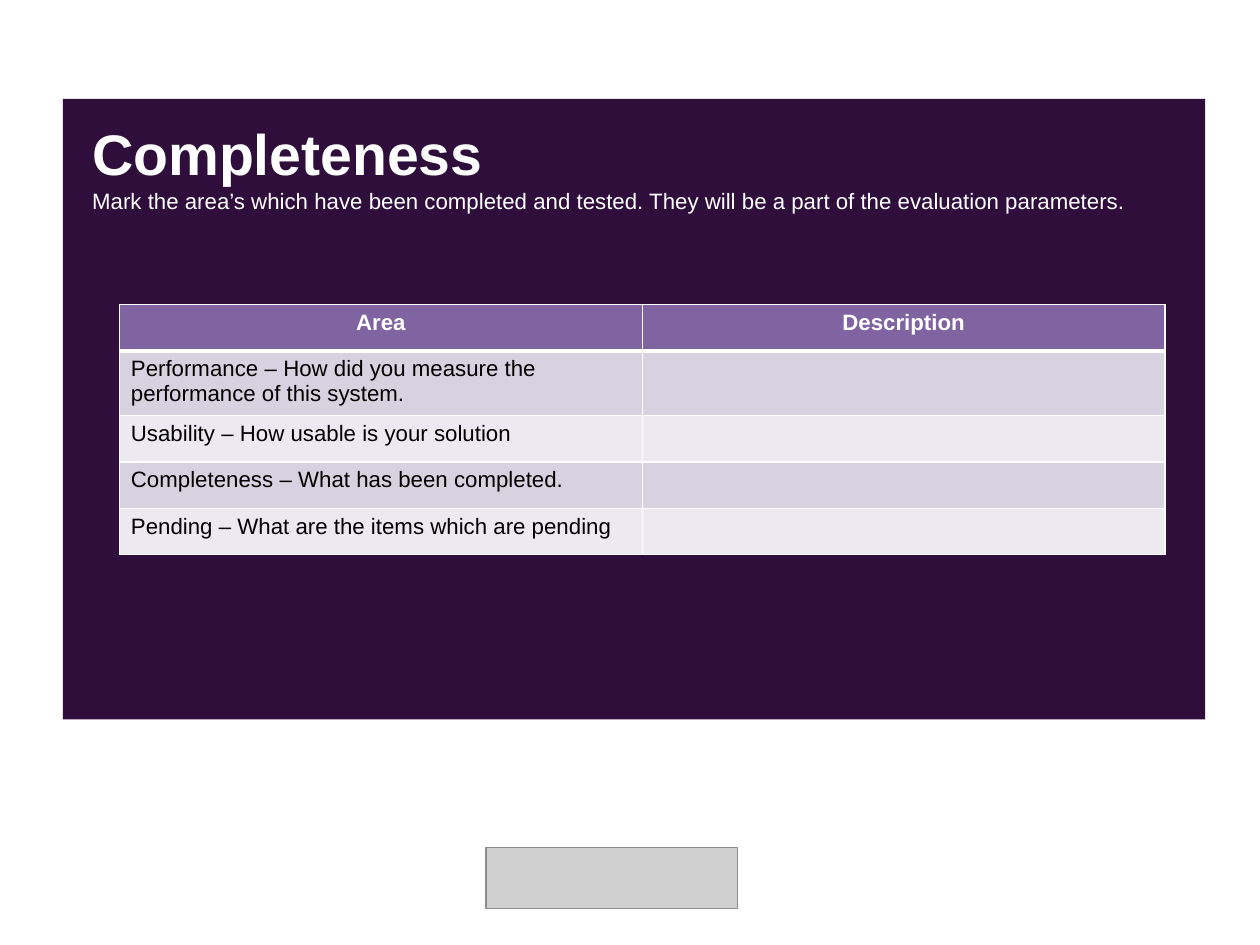
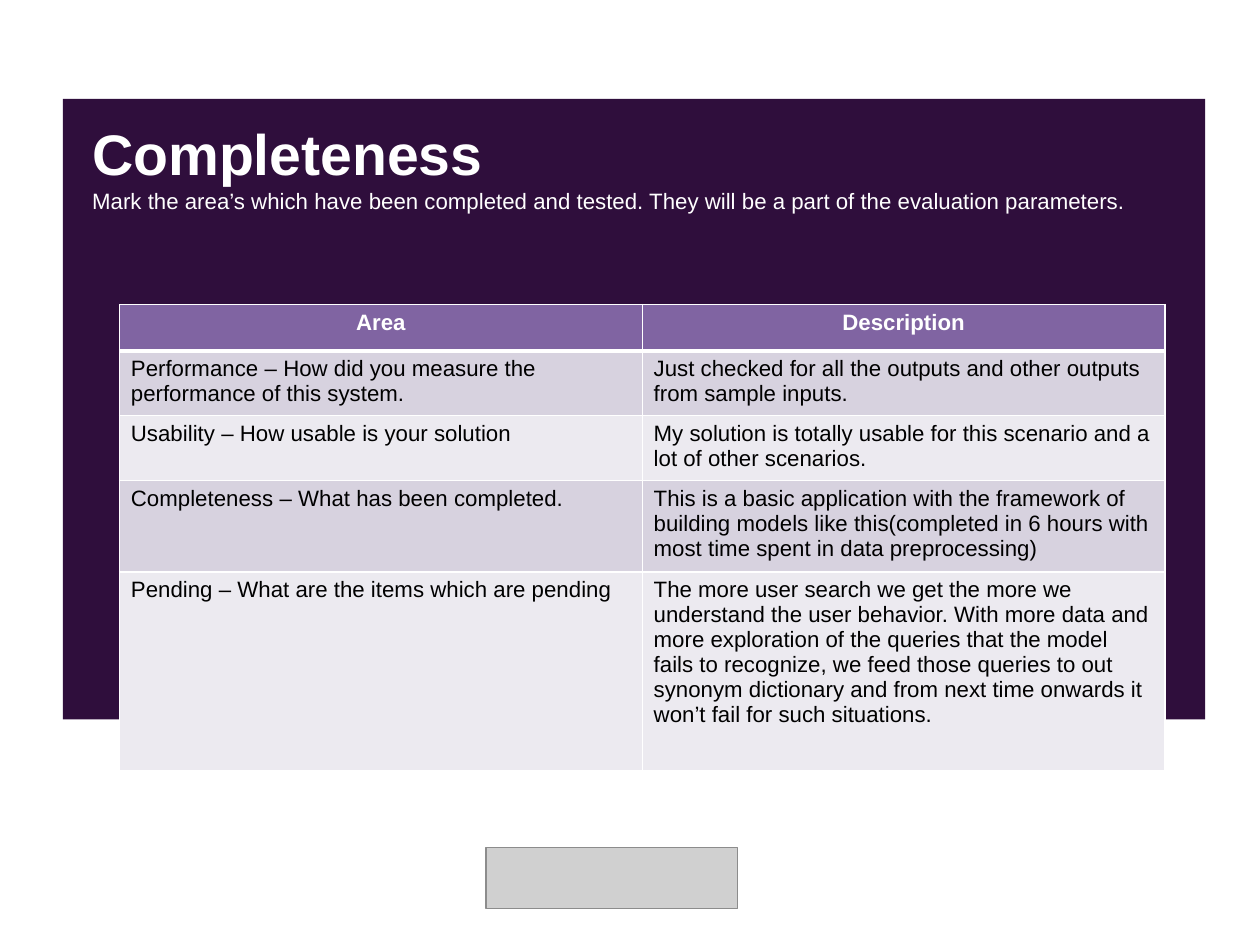
Before and after one commit to arkahome/im-ml, a slide deck: slide 12 of SolutionPresentation.pptx. Drawn at 1260x945 pixels with LibreOffice and Linux fonts; fonts in the diff are those of the drawing; grey boxes stand for pictures. Boxes give left, top, right and bottom in pixels: in the first picture for what was removed or moved away, otherwise in the second. Text is boxed around its words. In the diff, an @@ line names an element or a change of style, - is before the commit and + after.

Commit message:
Update ppt

```diff
--- a/SolutionPresentation.pptx
+++ b/SolutionPresentation.pptx
@@ table at (x1=120, y1=304, x2=1165, y2=769) @@
-row 2, column 2: 
+row 2, column 2: Just checked for all the outputs and other outputs from sample inputs.
-row 3, column 2: 
+row 3, column 2: My solution is totally usable for this scenario and a lot of other scenarios.
-row 4, column 2: 
+row 4, column 2: This is a basic application with the framework of building models like this(completed in 6 hours with most time spent in data preprocessing)
-row 5, column 2: 
+row 5, column 2: The more user search we get the more we understand the user behavior. With more data and more exploration of the queries that the model fails to recognize, we feed those queries to out synonym dictionary and from next time onwards it won’t fail for such situations.
```
Also in this commit, not shown: 11 other slides changed, 1 slide added, 1 slide removed.
